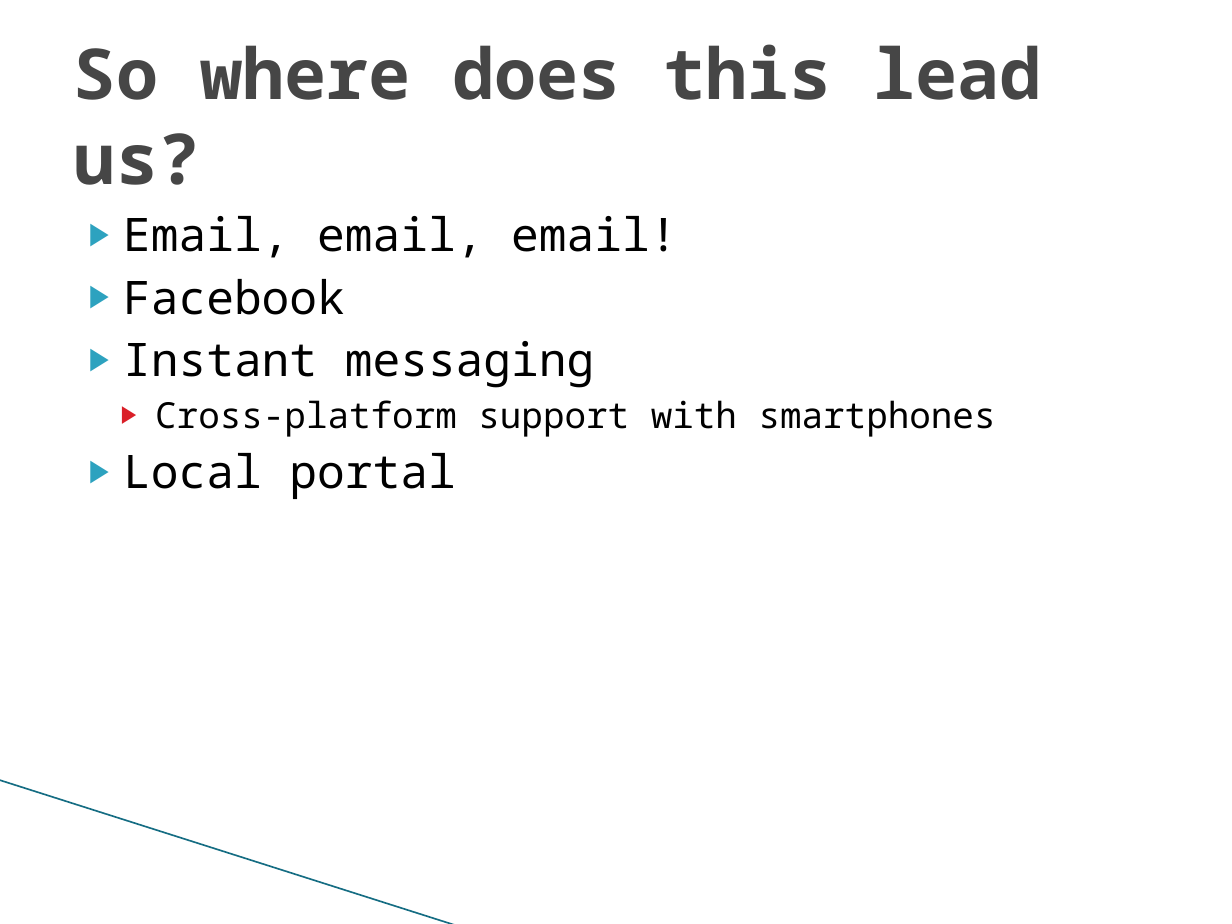
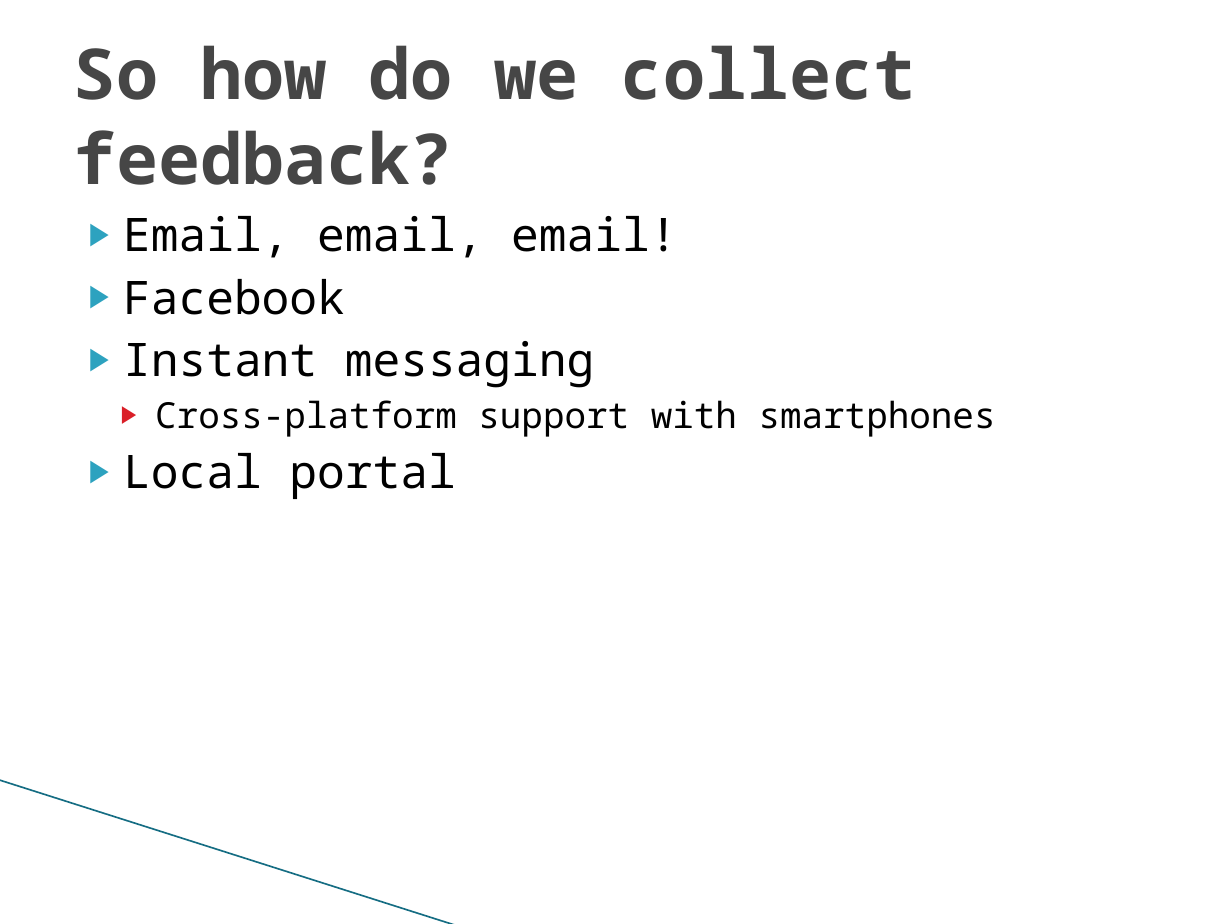
Before and after one commit to CrazeeIvan/Communications, a slide deck: slide 9 of Presentation Skills.odp. Drawn at 1232x924 pixels with LibreOffice and Linux fonts; fonts in the diff are those of the drawing; background and template pictures are left out. Boxes give left, top, right and bottom in pixels: in the first picture for what was removed or moved away, otherwise in the second. Text is boxed around its words. In the diff, an @@ line names an element or a change of style, - is before the commit and + after.

Commit message:
v4.2 - Further polish, added missing feedback section. Little more polish to add before going live.

```diff
--- a/Presentation Skills.odp
+++ b/Presentation Skills.odp
@@ title at [74,45,916,185]: text changed @@
-So where does this lead us?
+So how do we collect feedback?
```
Also in this commit, not shown: 2 other slides changed, 2 slides added, 1 slide removed.
